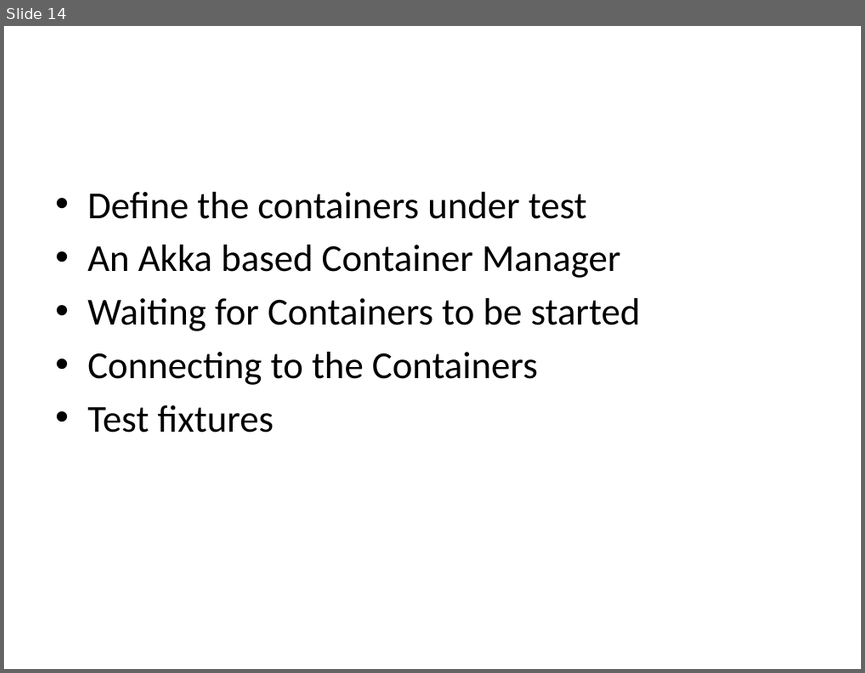
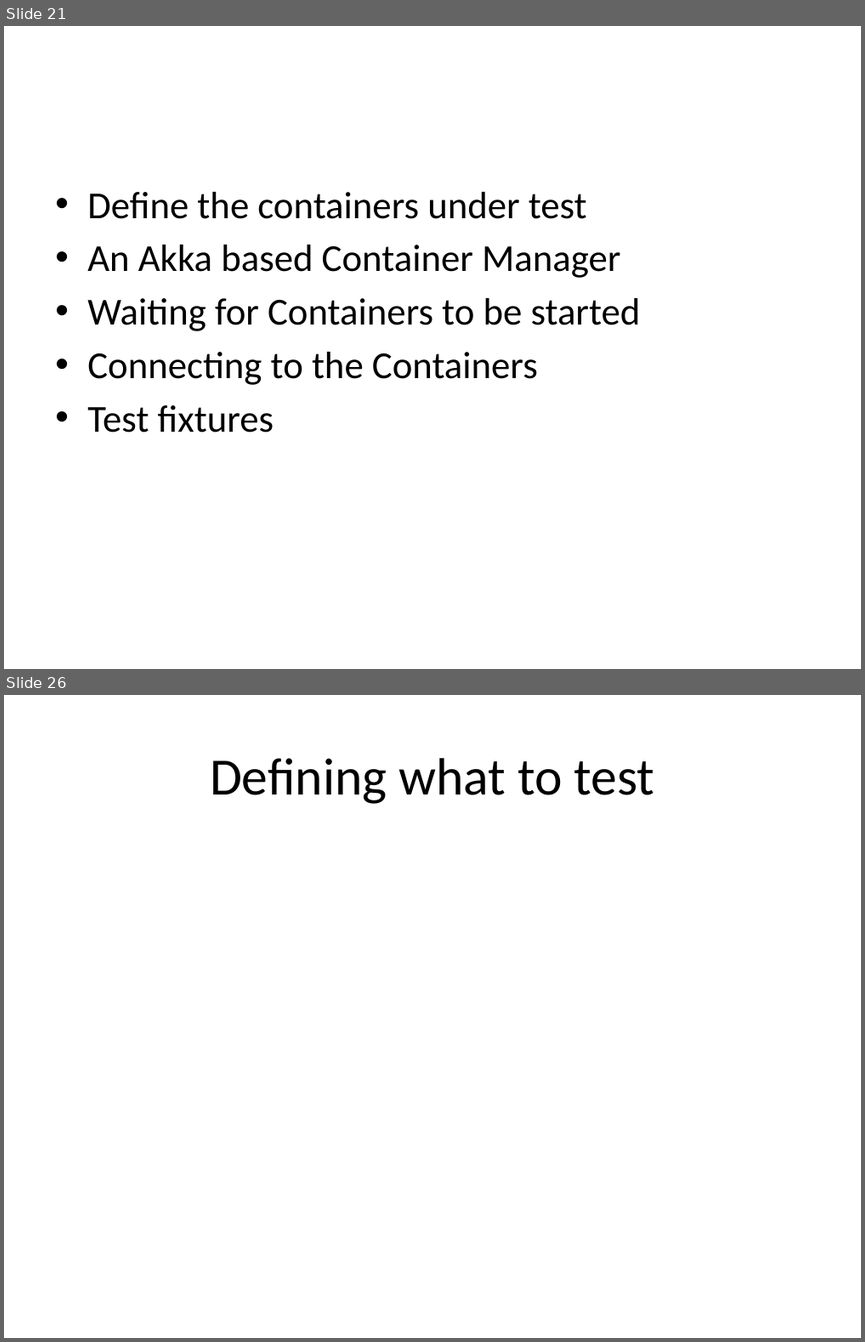
Before and after one commit to woq-blended/woq.github.io, a slide deck: media/IntegrationTesting.pptx. Shown one above the other, each under a label of ours: slide 14 before the commit, slides 21 and 26 after it; the slides between them are not shown. The pictures are 865x673 and 865x1342 pixels, drawn with LibreOffice and Linux fonts; fonts in the diff are those of the drawing. Boxes give left, top, right and bottom in pixels: in the first picture for what was removed or moved away, otherwise in the second. Text is boxed around its words. In the diff, an @@ line names an element or a change of style, - is before the commit and + after.

```diff
--- a/media/IntegrationTesting.pptx
+++ b/media/IntegrationTesting.pptx
@@ slide 26 added at [4, 695, 861, 1338], background #FFFFFF @@
@@ title added at [210, 758, 655, 804], 44 pt, text #000000 @@
+Defining what to test
@@ what was slide 14 is now slide 21 @@
```
Also in this commit, not shown: 14 slides changed, 9 other slides added, 1 slide removed, 4 other files.
